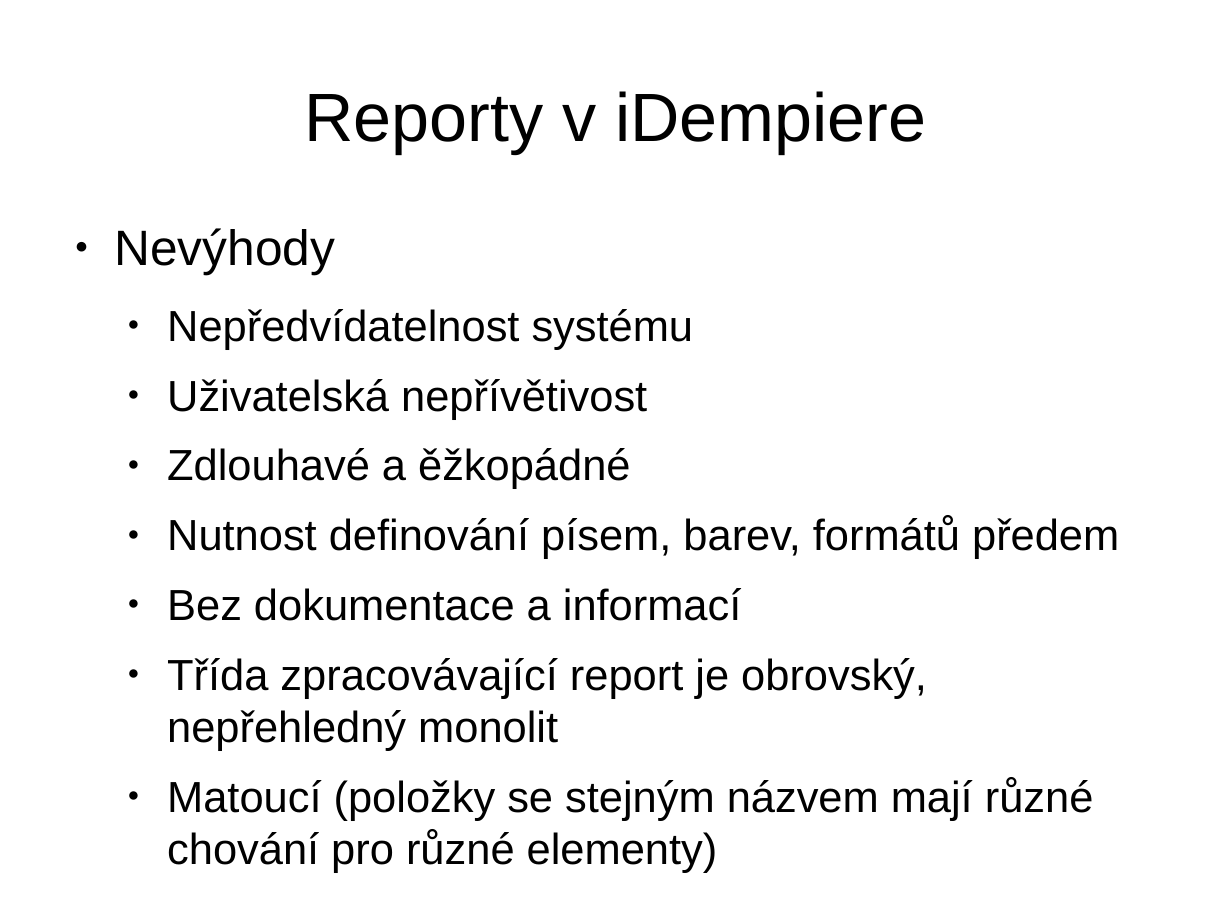
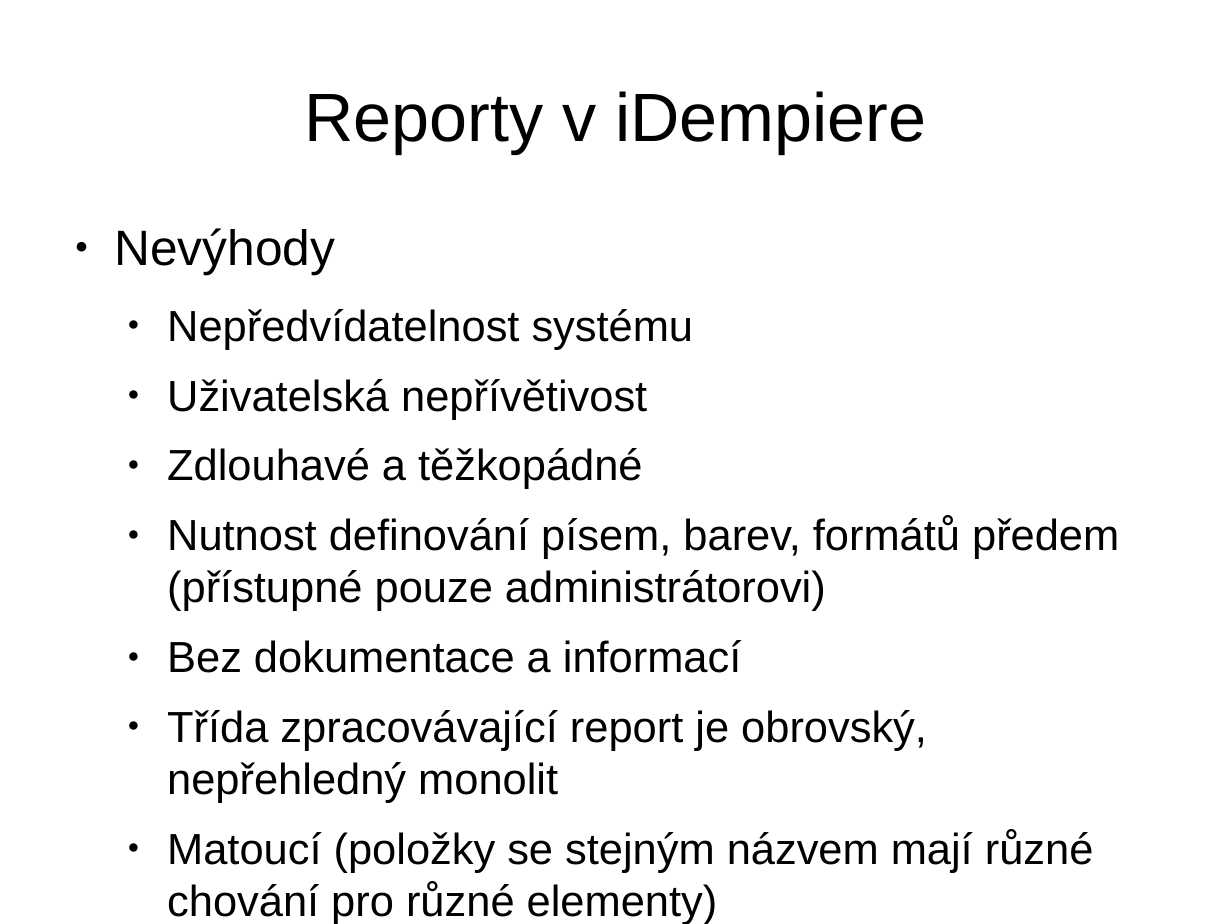
Before and after one commit to martin-vavrusak/mgr_statnice, a slide deck: slide 13 of !prezentace/vavrusak_WYSIVYG.odp (slide 22 before the commit). Drawn at 1232x924 pixels with LibreOffice and Linux fonts; fonts in the diff are those of the drawing. Boxes give left, top, right and bottom in pixels: in the first picture for what was removed or moved away, otherwise in the second. Text is boxed around its words. In the diff, an @@ line names an element or a change of style, - is before the commit and + after.

```diff
--- a/!prezentace/vavrusak_WYSIVYG.odp
+++ b/!prezentace/vavrusak_WYSIVYG.odp
@@ text at bbox=[167, 448, 1119, 611]: text changed @@
-  ● Zdlouhavé a ěžkopádné
-  ● Nutnost definování písem, barev, formátů předem
+  ● Zdlouhavé a těžkopádné
+  ● Nutnost definování písem, barev, formátů předem (přístupné pouze administrátorovi)
```
Also in this commit, not shown: 7 other slides changed, 6 slides added, 12 slides removed.
